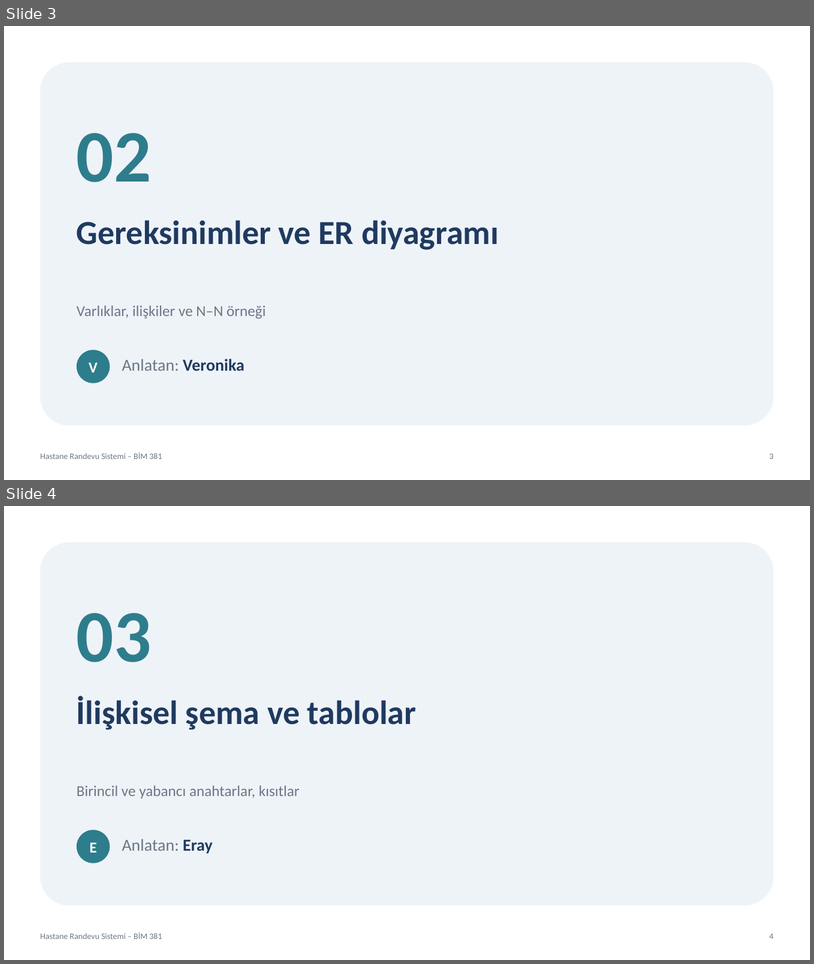
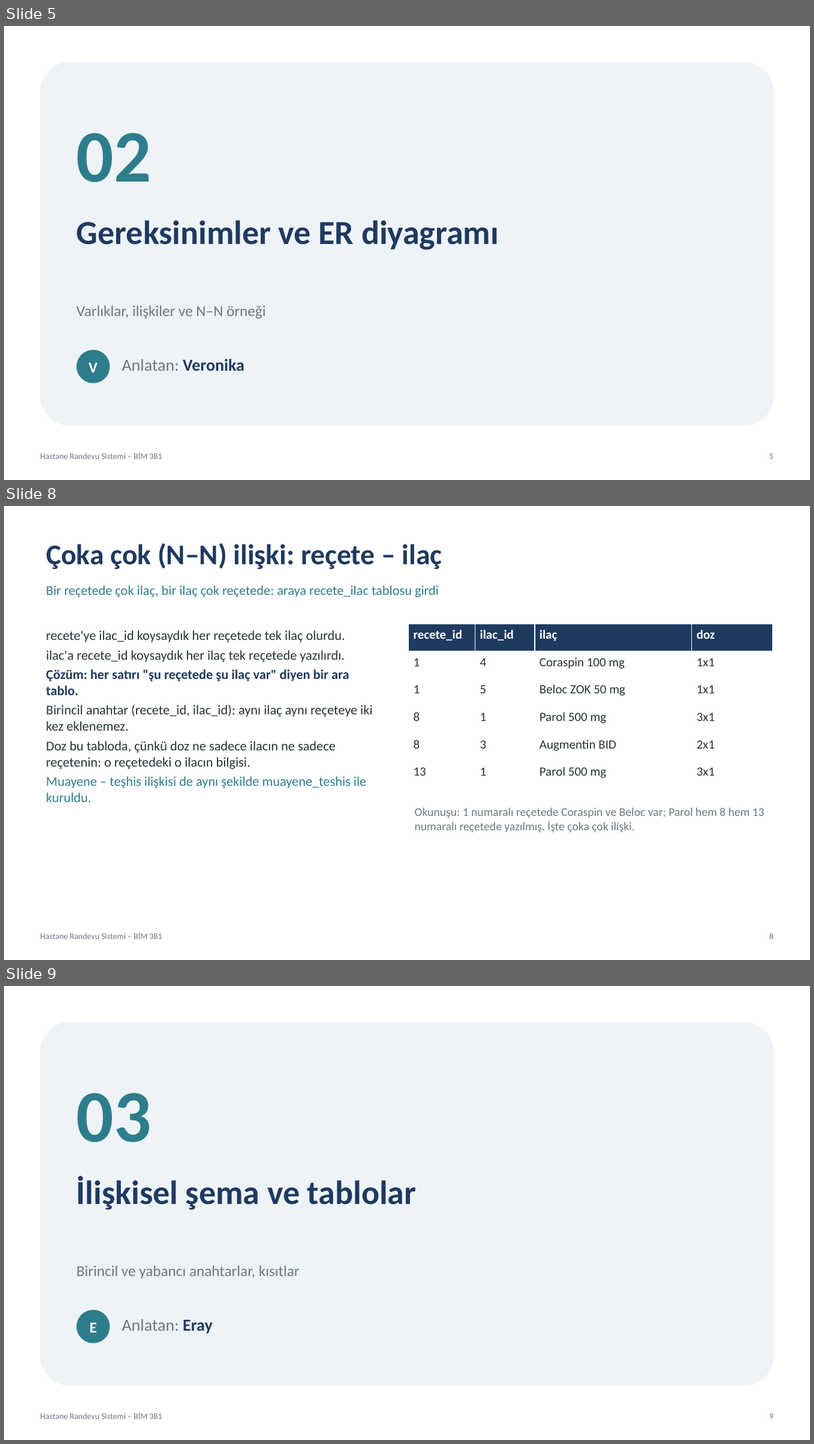
Before and after one commit to vliashenko6/hastane-randevu-sistemi, a slide deck: sunum/hastane_randevu_sunumu.pptx. Shown one above the other, each under a label of ours: slides 3 and 4 before the commit, slides 5, 8 and 9 after it; the slides between them are not shown. The pictures are 814x964 and 814x1444 pixels, drawn with LibreOffice and Linux fonts; fonts in the diff are those of the drawing. Boxes give left, top, right and bottom in pixels: in the first picture for what was removed or moved away, otherwise in the second. Text is boxed around its words. In the diff, an @@ line names an element or a change of style, - is before the commit and + after.

```diff
--- a/sunum/hastane_randevu_sunumu.pptx
+++ b/sunum/hastane_randevu_sunumu.pptx
@@ slide 8 added at <box>4,506,810,960</box>, background #FFFFFF; not listed: 2 template elements that a slide beside it also shows @@
@@ text added at <box>46,543,443,569</box>, 34 pt, text #1F3A5F, bold @@
+Çoka çok (N–N) ilişki: reçete – ilaç
@@ text added at <box>46,585,439,597</box>, 16 pt, text #2E7D8C @@
+Bir reçetede çok ilaç, bir ilaç çok reçetede: araya recete_ilac tablosu girdi
@@ text added at <box>46,630,372,802</box>, 16 pt, text #263238 @@
+recete'ye ilac_id koysaydık her reçetede tek ilaç olurdu.
+ilac'a recete_id koysaydık her ilaç tek reçetede yazılırdı.
+Çözüm: her satırı "şu reçetede şu ilaç var" diyen bir ara tablo.
+Birincil anahtar (recete_id, ilac_id): aynı ilaç aynı reçeteye iki kez eklenemez.
+Doz bu tabloda, çünkü doz ne sadece ilacın ne sadece reçetenin: o reçetedeki o ilacın bilgisi.
+Muayene – teşhis ilişkisi de aynı şekilde muayene_teshis ile kuruldu.
@@ table added at <box>409,624,773,789</box>, 6 rows, 4 columns @@
+recete_id | ilac_id | ilaç | doz
+1 | 4 | Coraspin 100 mg | 1x1
+1 | 5 | Beloc ZOK 50 mg | 1x1
+8 | 1 | Parol 500 mg | 3x1
+8 | 3 | Augmentin BID | 2x1
+13 | 1 | Parol 500 mg | 3x1
@@ text added at <box>415,807,765,832</box>, 14 pt, text #6B7785 @@
+Okunuşu: 1 numaralı reçetede Coraspin ve Beloc var; Parol hem 8 hem 13 numaralı reçetede yazılmış. İşte çoka çok ilişki.
@@ what was slide 3 is now slide 5 @@
@@ page number at <box>770,453,774,459</box>: text changed @@
-3
+5
@@ what was slide 4 is now slide 9 @@
@@ page number at <box>770,1413,774,1419</box>: text changed @@
-4
+9
```
Also in this commit, not shown: 6 other slides added.
